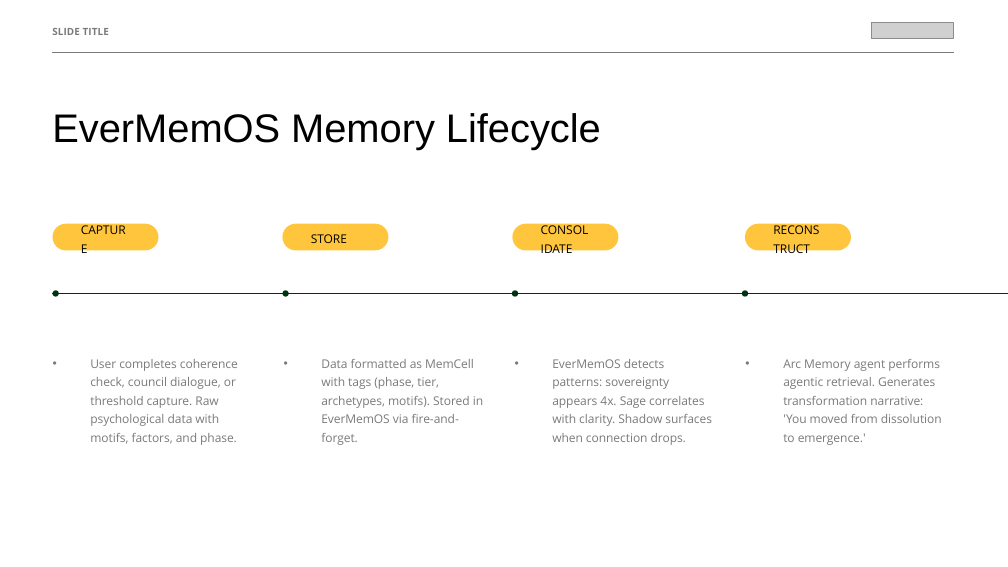
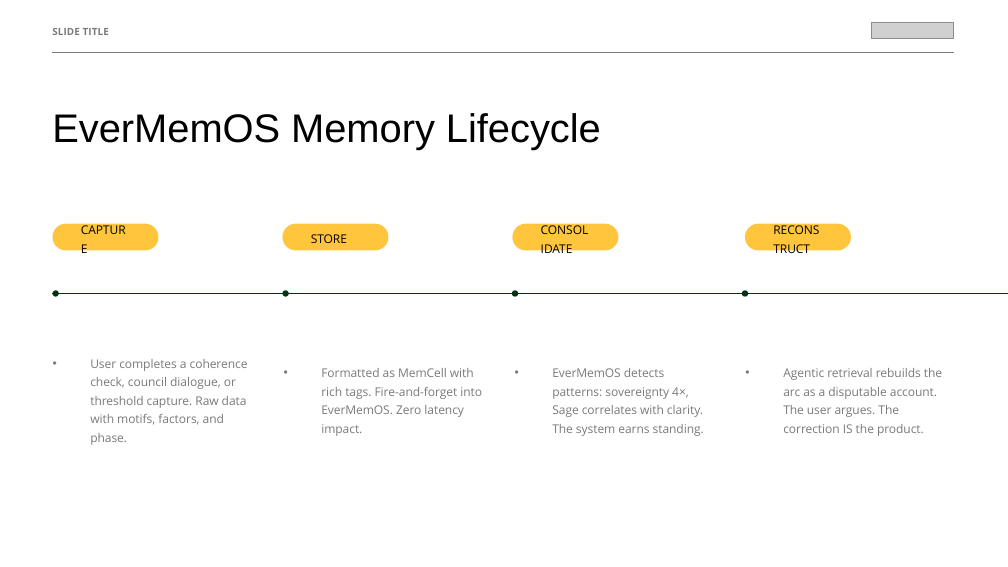
Before and after one commit to liminal-space-io/liminal-evermemos, a slide deck: slide 8 of Liminal_Space_EverMemOS_Demo.pptx. Drawn at 1008x567 pixels with LibreOffice and Linux fonts; fonts in the diff are those of the drawing; grey boxes stand for pictures. Boxes give left, top, right and bottom in pixels: in the first picture for what was removed or moved away, otherwise in the second. Text is boxed around its words. In the diff, an @@ line names an element or a change of style, - is before the commit and + after.

```diff
--- a/Liminal_Space_EverMemOS_Demo.pptx
+++ b/Liminal_Space_EverMemOS_Demo.pptx
@@ text at box(90, 359, 248, 445): text changed @@
-• User completes coherence check, council dialogue, or threshold capture. Raw psychological data with motifs, factors, and phase.
+• User completes a coherence check, council dialogue, or threshold capture. Raw data with motifs, factors, and phase.
@@ text at box(321, 368, 482, 436): text changed @@
-• Data formatted as MemCell with tags (phase, tier, archetypes, motifs). Stored in EverMemOS via fire-and-forget.
+• Formatted as MemCell with rich tags. Fire-and-forget into EverMemOS. Zero latency impact.
@@ text at box(552, 368, 704, 436): text changed @@
-• EverMemOS detects patterns: sovereignty appears 4x. Sage correlates with clarity. Shadow surfaces when connection drops.
+• EverMemOS detects patterns: sovereignty 4×, Sage correlates with clarity. The system earns standing.
@@ text at box(783, 368, 942, 436): text changed @@
-• Arc Memory agent performs agentic retrieval. Generates transformation narrative: 'You moved from dissolution to emergence.'
+• Agentic retrieval rebuilds the arc as a disputable account. The user argues. The correction IS the product.
```
Also in this commit, not shown: 9 other slides changed, 1 other file.
